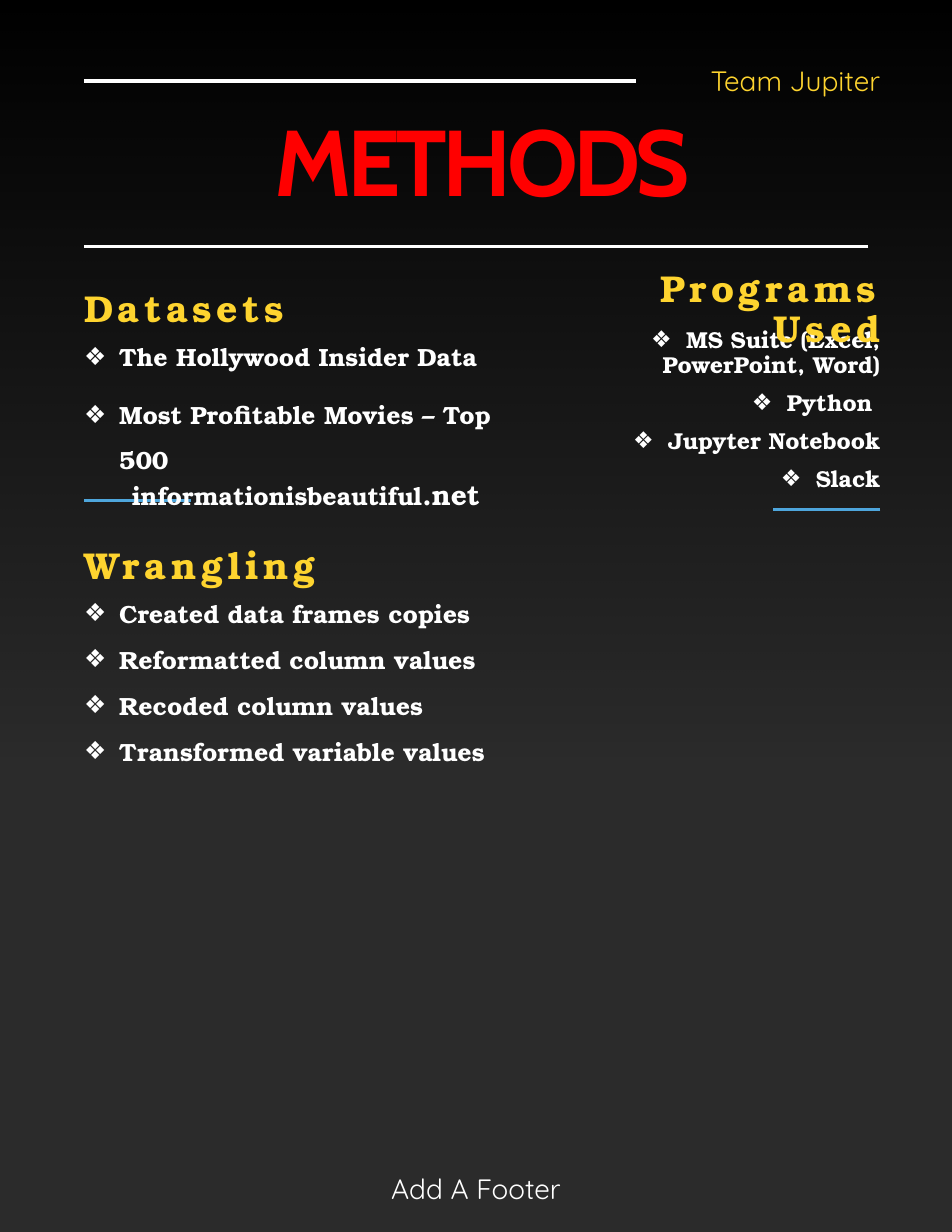
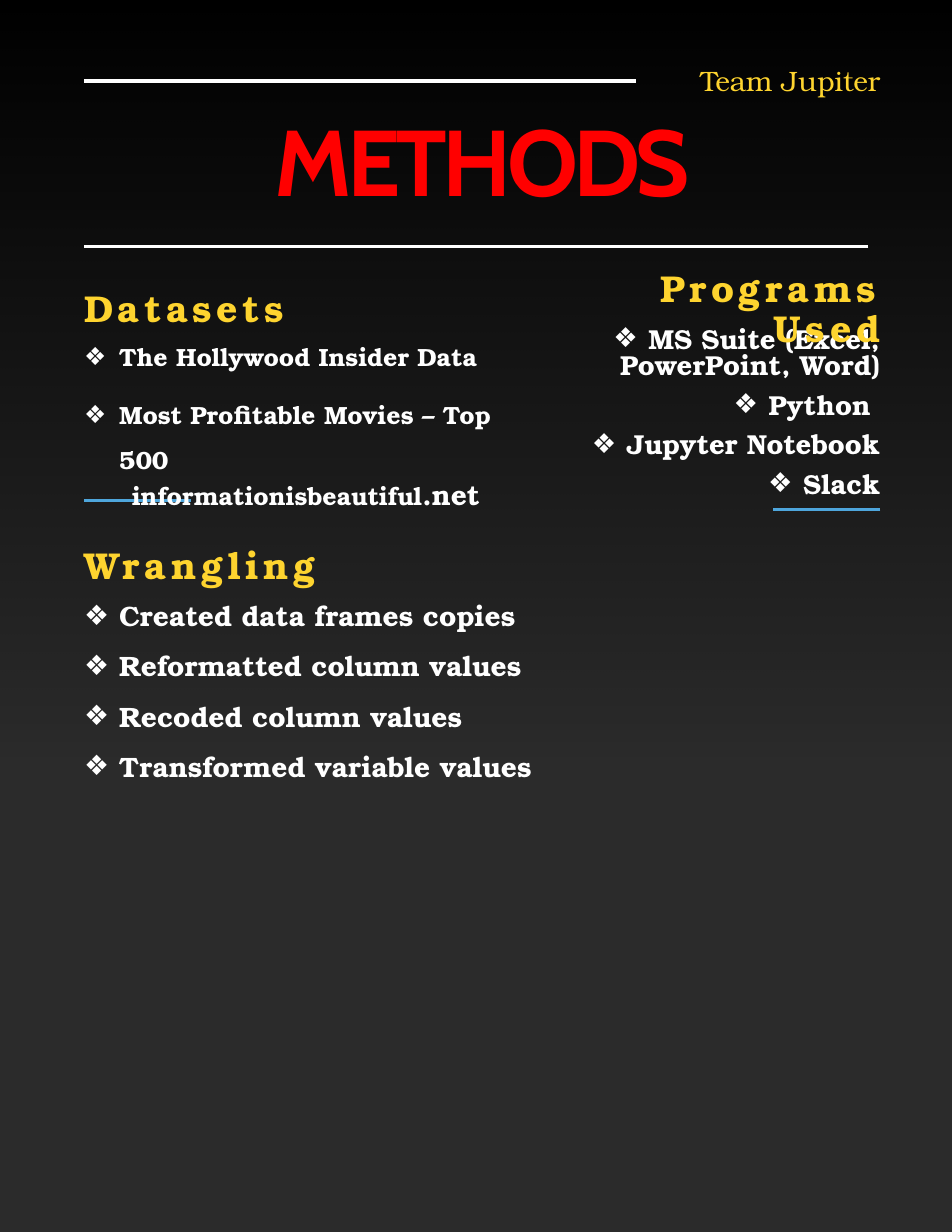
Before and after one commit to IanFranklin/Final_Project_Team_Jupiter, a slide deck: slide 5 of Media/Box Office Success.pptx. Drawn at 952x1232 pixels with LibreOffice and Linux fonts; fonts in the diff are those of the drawing; background and template pictures are left out; a plain dark background stands for a picture behind light text. Boxes give left, top, right and bottom in pixels: in the first picture for what was removed or moved away, otherwise in the second. Text is boxed around its words. In the diff, an @@ line names an element or a change of style, - is before the commit and + after.

```diff
--- a/Media/Box Office Success.pptx
+++ b/Media/Box Office Success.pptx
@@ text "Team Jupiter" at [700, 72, 880, 98]: font Quicksand to TeX Gyre Bonum @@
@@ text "MS Suite (Excel, PowerPoint, Word)" at [620, 322, 880, 495]: size 14.8 to 17.6 pt; line spacing 0.9 to 0.8 @@
@@ text "Created data frames copies" at [119, 604, 532, 778]: size 16 to 18 pt @@
@@ text removed at [391, 1178, 560, 1200] @@
-Add A Footer
```
Also in this commit, not shown: 9 other slides changed, 8 slides added, 4 slides removed, 28 other files.
